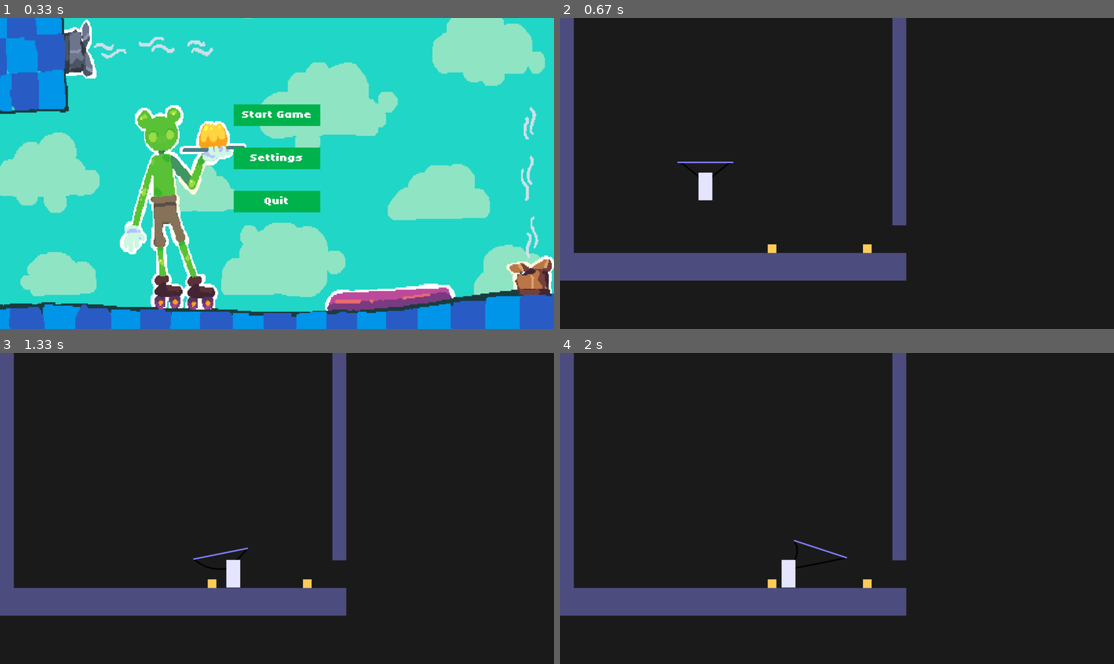
Above: before the commit, frames 1-4 (two rows, left to right).
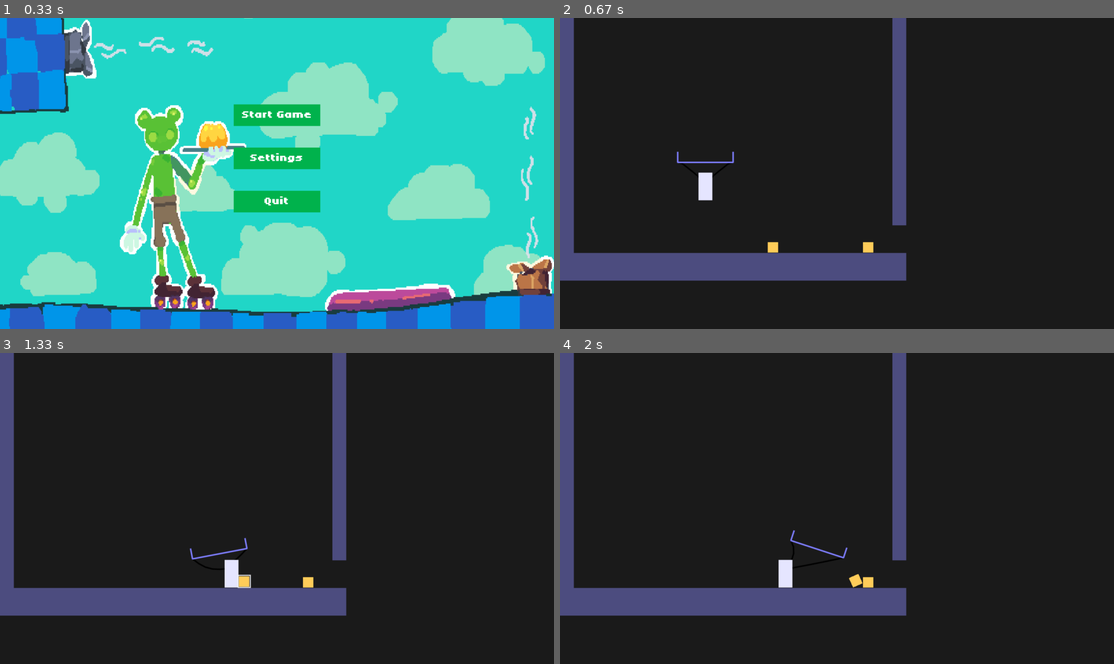
Above: after the commit, the same moments.

Repository: Aurnyxci/LOVE-Jam-2026-B
Game: LÖVE game, started from Love Jam 2026B/main.lua
Same seed, same stepped clock (60 frames per second), same inputs: the game is played once before the commit and once after it.
Inputs (mouse positions are in pixels of both pictures, inside the frame that each line leads up to):
- Up to frame 1 (0.33 s): no input
- Up to frame 2 (0.67 s): click "Start Game" at 0.38 s
- Up to frame 3 (1.33 s): hold Right 0.67-1.13 s; move the mouse to (277, 530) at 0.7 s; hold Right from 1.17 s (still down)
- Up to frame 4 (2 s): release Right at 1.63 s; hold Left from 1.67 s (still down)

Frame 1 is identical in both runs. In frame 2, 0.1% of the frame differs, in the area x 21-57%, y 42-76%; in frame 3, 0.3%; in frame 4, 0.4%, in the area x 37-57%, y 56-76%.

Commit message:
Add files via upload

Diff:
--- a/Love Jam 2026B/game.lua
+++ b/Love Jam 2026B/game.lua
@@ -8,21 +8,24 @@
 local platforms = {
     {x = 0, y = 544, w = 800, h = 64, tag = "ground"}, -- Temp Ground
     {x = 0, y = 0, w = 32, h = 544}, -- Temp Left Wall
-    {x = 768, y = 0, w = 32, h =480}, -- Temp Right Wall
+    {x = 768, y = 0, w = 32, h = 480}, -- Temp Right Wall
 }
 
 -- Temp Tray
-local tray = {halfW = 64, gap = 24, offset = 0, x = 336, vx = 0, vy = 0, tilt = 0}
-
--- Haven't used
+local tray = {halfW = 64, gap = 24, offset = 0, x = 336, y = 288, vx = 0, vy = 0, tilt = 0, sideH = 24}
+
+-- Temp Items
 local items = {
-    {x = 480, y = 524, w = 20, h = 20},
-    {x = 700, y = 524, w = 20, h = 20},
+    {x = 480, y = 524, w = 24, h = 24},
+    {x = 700, y = 524, w = 24, h = 24},
 }
 
 -- Physics World (Box2D) from Love Engine
 local world
 local playerBody
+local trayBody
+-- check if can pick up
+local nearbyItem
 
 local fixtureTags = {}
 
@@ -36,7 +39,6 @@
             local playerIsB = fixtureB:getBody() == playerBody
 
             if playerIsA or playerIsB then
-
                 local otherFixture
                 if playerIsA then
                     otherFixture = fixtureB
@@ -54,20 +56,17 @@
     return false
 end
 
-
 -- tray has two endpoints they are calculated based on the position and tilt angle of the tray
 local function trayEnds()
-    local y = player.y - tray.gap + tray.offset
     local dx = math.cos(tray.tilt) * tray.halfW
     local dy = math.sin(tray.tilt) * tray.halfW
-    return tray.x - dx, y + dy, tray.x + dx, y - dy
+    return tray.x - dx, tray.y + dy, tray.x + dx, tray.y - dy
 end
 
 -- Verlet algorithm -> Rope Simulate as hands
 local ropes = {}
 
 -- The rope's offsets of player’s shoulder, left rope put it on player.x + 8, right rope put it on player.x + 24
-
 local ROPE_SHOULDER_OFFSETS = {8, 24}
 
 local function resetRopes()
@@ -130,7 +129,7 @@
         for j = 2, pointCount - 1 do
             local point = points[j]
 
-            local vx = (point.x - point.px) * 0.97
+            local vx = (point.x - point.px) * 0.985
             local vy = (point.y - point.py) * 0.97
 
             point.px, point.py = point.x, point.y
@@ -189,7 +188,9 @@
     player.isOnGround = false
     tray.offset, tray.vy = 0, 0
     tray.x, tray.vx = player.x + player.w * 0.5, 0
+    tray.y = player.y - tray.gap
     tray.tilt = 0
+    nearbyItem = nil
 
     -- Gravity Settings (900 px/s²,now)
     love.physics.setMeter(64)
@@ -202,6 +203,7 @@
 
     local playerFixture = love.physics.newFixture(playerBody, love.physics.newRectangleShape(player.w, player.h))
     playerFixture:setFriction(0)
+    playerFixture:setGroupIndex(-1)
 
     -- Platforms Settings
     -- every platform is a rigidbody with tag
@@ -214,16 +216,57 @@
         local platformBody = love.physics.newBody(world, platformCenterX, platformCenterY, "static")
 
         local platformFixture = love.physics.newFixture(platformBody, love.physics.newRectangleShape(platform.w, platform.h))
+        platformFixture:setFriction(1.5)
 
         -- tag
         fixtureTags[platformFixture] = platform.tag
     end
 
+    -- Tray Physics
+    trayBody = love.physics.newBody(world, tray.x, player.y - tray.gap, "kinematic")
+    local trayFixture = love.physics.newFixture(
+        trayBody,
+        love.physics.newRectangleShape(tray.halfW * 2, 6)
+    )
+    trayFixture:setFriction(1.5)
+    trayFixture:setGroupIndex(-1)
+
+    local leftTrayFixture = love.physics.newFixture(
+        trayBody,
+        love.physics.newRectangleShape(-tray.halfW + 3, -3 - tray.sideH * 0.5, 6, tray.sideH)
+    )
+    leftTrayFixture:setFriction(1.5)
+    leftTrayFixture:setGroupIndex(-1)
+
+    local rightTrayFixture = love.physics.newFixture(
+        trayBody,
+        love.physics.newRectangleShape(tray.halfW - 3, -3 - tray.sideH * 0.5, 6, tray.sideH)
+    )
+    rightTrayFixture:setFriction(1.5)
+    rightTrayFixture:setGroupIndex(-1)
+
+    -- Items Physics
+    for _, item in ipairs(items) do
+        item.body = love.physics.newBody(
+            world,
+            item.x + item.w * 0.5,
+            item.y + item.h * 0.5,
+            "dynamic"
+        )
+        item.body:setLinearDamping(2)
+        item.body:setAngularDamping(8)
+        item.fixture = love.physics.newFixture(
+            item.body,
+            love.physics.newRectangleShape(item.w, item.h)
+        )
+        item.fixture:setFriction(1.5)
+        item.fixture:setRestitution(0.1)
+    end
+
     resetRopes()
 end
 
 function Game.update(self, dt)
-
     -- Player Input
     local speed = 320
     local moveX = 0
@@ -235,7 +278,7 @@
     end
 
     -- keep our horizontal velocity, and use engine's rigidbody physics velocity(for gravity)
-    local currentVx, currentVy = playerBody:getLinearVelocity()
+    local _, currentVy = playerBody:getLinearVelocity()
     playerBody:setLinearVelocity(moveX, currentVy)
 
     world:update(dt)
@@ -245,43 +288,48 @@
     player.x = bodyX - player.w * 0.5
     player.y = bodyY - player.h * 0.5
 
-    -- Landing
-    -- make the tray sink(more "jelly")
     local grounded = isGrounded()
-    -- grounded is for checking if the player is currently on the ground
-    -- not player.isOnGround is for checking if the player's previous position is on the ground
-    -- so that can make the effect: when player landing the tray sinks
     if grounded and not player.isOnGround and currentVy > 100 then
         tray.vy = tray.vy + currentVy * 2
     end
     player.isOnGround = grounded
 
-    -- the tray keeps following player but its velocity is less than player so that can be more "jelly"
-    -- tray's velocity is like spring so I used spring physics to make it more "jelly"
-    -- spring phsics(according to damped harmonic oscillator):F_spring = -k * displacement, F_damp = -c * velocity, F = -k*displacement - c*velocity
-    -- so that we get a = -k*displacement - c*velocity which like the (-40 * (tray.x - targetX) - 5 * tray.vx) below times the time, get the spring-like velocity
-    local targetX = player.x + player.w * 0.5
-    tray.vx = tray.vx + (-40 * (tray.x - targetX) - 5 * tray.vx) * dt
+    local playerCenterX = player.x + player.w * 0.5
+    local playerCenterY = player.y + player.h * 0.5
+
+    -- Horizontal spring makes the tray lag behind the player
+    tray.vx = tray.vx + (-40 * (tray.x - playerCenterX) - 5 * tray.vx) * dt
     tray.x = tray.x + tray.vx * dt
 
-    -- If the tray position is offset in the vertical direction
-    -- pull it down if it is up, and pull it up if it is down, until it returns the original position
+    -- Soft vertical movement
     tray.vy = tray.vy + (-500 * tray.offset - 7 * tray.vy) * dt
     tray.offset = tray.offset + tray.vy * dt
-
-    -- Tray tilt(max is 0.35rads)
-    local targetTilt = (targetX - tray.x) * 0.006
-    local maxTilt = 0.35
-    if targetTilt > maxTilt then
-        targetTilt = maxTilt
-    end
-    if targetTilt < -maxTilt then
-        targetTilt = -maxTilt
-    end
+    tray.y = player.y - tray.gap + tray.offset
+
+    -- Slight tilt caused by the horizontal lag
+    local targetTilt = math.max(-0.35, math.min(0.35, (playerCenterX - tray.x) * 0.006))
     tray.tilt = tray.tilt + (targetTilt - tray.tilt) * 10 * dt
 
+    -- Move the tray with real velocities so collisions transfer momentum
+    local trayBodyX, trayBodyY = trayBody:getPosition()
+    trayBody:setLinearVelocity((tray.x - trayBodyX) / dt, (tray.y - trayBodyY) / dt)
+    trayBody:setAngularVelocity((-tray.tilt - trayBody:getAngle()) / dt)
+
+    -- Find the closest item within pickup range
+    nearbyItem = nil
+    local closestDistance = 50 * 50
+    for _, item in ipairs(items) do
+        local itemX, itemY = item.body:getPosition()
+        local dx = itemX - playerCenterX
+        local dy = itemY - playerCenterY
+        local distance = dx * dx + dy * dy
+        if distance < closestDistance then
+            closestDistance = distance
+            nearbyItem = item
+        end
+    end
+
     updateRopes(dt)
-
 end
 
 function Game.keypressed(self, key)
@@ -291,16 +339,23 @@
             local currentVx = playerBody:getLinearVelocity()
             playerBody:setLinearVelocity(currentVx, -320)
             player.isOnGround = false
-
-            -- sink the tray when jumping
             tray.vy = tray.vy + 130
         end
     end
-
+    -- pick up item
+    if key == "e" and nearbyItem then
+        local trayY = tray.y
+        local itemOffset = 4 + nearbyItem.h * 0.5
+        local itemX = tray.x - math.sin(tray.tilt) * itemOffset
+        local itemY = trayY - math.cos(tray.tilt) * itemOffset
+        nearbyItem.body:setPosition(itemX, itemY)
+        nearbyItem.body:setLinearVelocity(0, 0)
+        nearbyItem.body:setAngularVelocity(0)
+        nearbyItem.body:setAwake(true)
+    end
 end
 
 function Game.draw(self)
-
     -- Draw Temp Colour of Background
     love.graphics.clear(0.1, 0.1, 0.1)
 
@@ -322,12 +377,27 @@
     love.graphics.setLineWidth(3)
     love.graphics.line(leftX, leftY, rightX, rightY)
 
+    local sideOffsetX = math.sin(tray.tilt) * tray.sideH
+    local sideOffsetY = math.cos(tray.tilt) * tray.sideH
+    love.graphics.line(leftX, leftY, leftX - sideOffsetX, leftY - sideOffsetY)
+    love.graphics.line(rightX, rightY, rightX - sideOffsetX, rightY - sideOffsetY)
+
     -- Draw Items (Temp Test)
-    love.graphics.setColor(1, 0.8, 0.35)
     for _, item in ipairs(items) do
-        love.graphics.rectangle("fill", item.x, item.y, item.w, item.h)
-    end
-
+        local itemX, itemY = item.body:getPosition()
+        love.graphics.push()
+        love.graphics.translate(itemX, itemY)
+        love.graphics.rotate(item.body:getAngle())
+        love.graphics.setColor(1, 0.8, 0.35)
+        love.graphics.rectangle("fill", -item.w * 0.5, -item.h * 0.5, item.w, item.h)
+        if item == nearbyItem then
+            love.graphics.setColor(1, 1, 1)
+            love.graphics.setLineWidth(2)
+            love.graphics.rectangle("line", -item.w * 0.5 - 2, -item.h * 0.5 - 2, item.w + 4, item.h + 4)
+        end
+        love.graphics.pop()
+    end
+    love.graphics.setLineWidth(1)
 end
 
 return Game
--- a/Love Jam 2026B/main.lua
+++ b/Love Jam 2026B/main.lua
@@ -2,6 +2,9 @@
 
 function LoadScene(scene)
     currentScene = scene
+    local inGame = currentScene == require("game")
+    love.mouse.setVisible(not inGame)
+    love.mouse.setGrabbed(inGame)
     if currentScene.enter then currentScene.enter(currentScene) end
 
 end
--- /dev/null
+++ b/Love Jam 2026B/menu.lua
@@ -0,0 +1,85 @@
+local menu = {}
+
+function menu:enter()
+    self.background = love.graphics.newImage("/assets/backgrounds/main_menu_placeholderbg.png") --short function for big image path
+
+    self.buttons = {
+        {
+            text = "Start Game",  --start game button data
+            x = 300,
+            y = 200,
+            w = 200,
+            h = 50
+        },
+        {
+            text = "Quit",  --quit button data
+            x = 300,
+            y = 300,
+            w = 200,
+            h = 50
+        }
+    }
+end
+
+local function isMouseOver(button)
+    local mx, my = love.mouse.getPosition() --finds the mouse position
+
+    return mx > button.x  --checks if mouse is inside the button
+        and mx < button.x + button.w
+        and my > button.y
+        and my < button.y + button.h
+end
+
+function menu:draw()
+    love.graphics.draw(self.background, 0, 0) --draw background
+
+    for _, button in ipairs(self.buttons) do --iterates through the data table
+
+        if isMouseOver(button) then --check if mouse is inside button and change button color
+            love.graphics.setColor(0.5, 0.5, 0.5)
+        else
+            love.graphics.setColor(0.3, 0.3, 0.3)
+        end
+
+        love.graphics.rectangle( --draw rectangle
+            "fill", -- mode
+            button.x,  --button x pos
+            button.y,  --button y pos
+            button.w,  --button width
+            button.h  --button height
+        )
+
+        love.graphics.setColor(1, 1, 1)
+        love.graphics.printf(
+            button.text, --sets the text it would be using
+            button.x, --the x coordinate
+            button.y + 15, --the y coordinate
+            button.w, --the width
+            "center" --CENTER THE TEXT :D
+        )
+    end
+end
+
+function menu:mousepressed(x, y, button)
+    if button ~=1 then
+        return
+    end
+
+    for _, b in ipairs(self.buttons) do
+        if x > b.x
+        and x < b.x + b.w
+        and y > b.y
+        and y < b.y + b.h then
+
+            if b.text == "Start Game" then --checks if the button starts the game so it starts
+                LoadScene(require("game"))
+                print("starting game")
+
+            elseif b.text == "Quit" then --checks if the button is quit so then it quits
+                love.event.quit()
+            end
+        end
+    end
+end
+
+return menu
